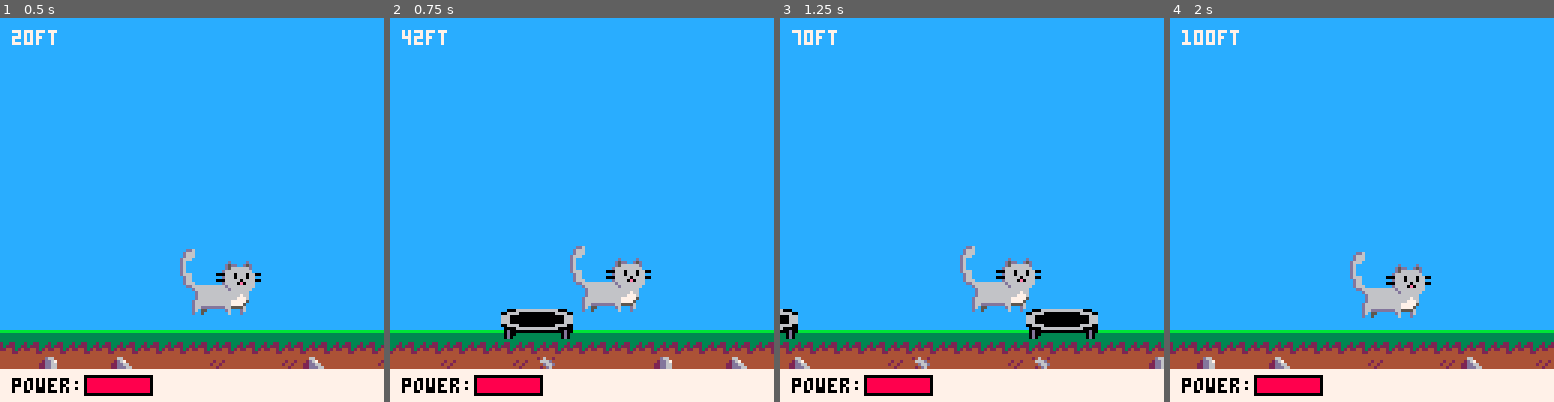
Above: before the commit, frames 1-4 (left to right).
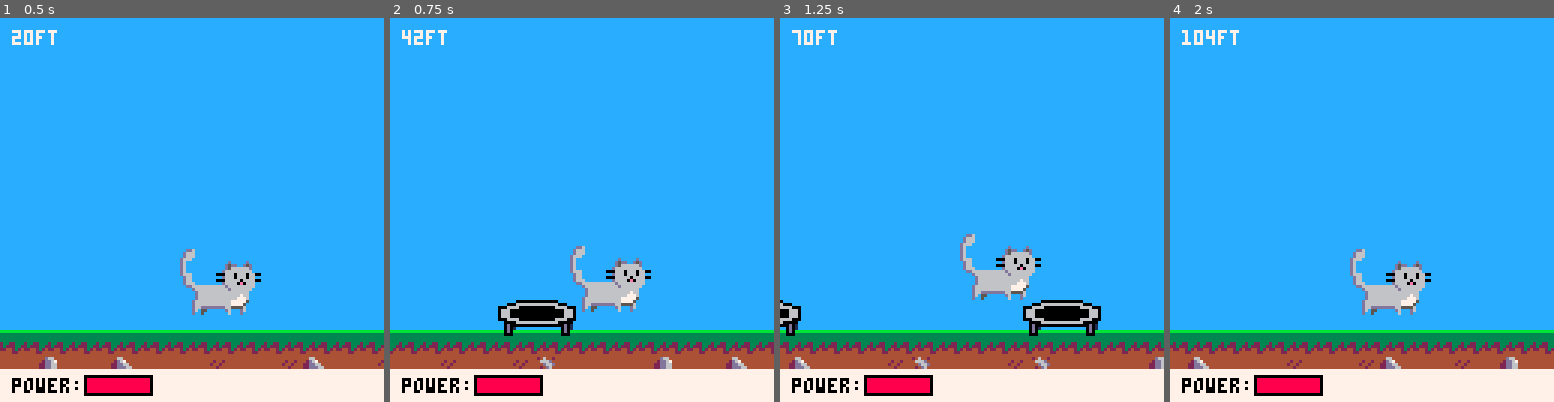
Above: after the commit, the same moments.

Repository: andrewedstrom/kitten-cannon-pico-8
Game: PICO-8 cartridge kitten-cannon.p8
Two runs of this game, one before a commit and one after it. Both use one fixed random seed, a clock stepped at 60 frames per second and the inputs below.
Inputs:
- Up to frame 1 (0.5 s): tap X (X key) at 0.33 s
- Up to frame 2 (0.75 s): tap O (Z key) at 0.7 s
- Up to frame 3 (1.25 s): tap X (X key) at 1.07 s
- Up to frame 4 (2 s): tap O (Z key) at 1.7 s; tap X (X key) at 1.85 s

Frame 1 is identical in both runs. In frame 2, 1.1% of the frame differs, in the area x 28-49%, y 73-84%; in frame 3, 3.3%, in the area x 0-84%, y 56-84%; in frame 4, 3.3%.

Commit message:
draw improved trampoline good

Diff:
--- a/kitten-cannon.p8
+++ b/kitten-cannon.p8
@@ -141,8 +142,8 @@
 00000000ffffdff5ffffffff6fffdffffffff06660000000000000000006660ccccccccccccccccccccb3ccccccccccccccccccccccccccccccccccccccccccc
 00000000fffffffffffffffffffffffffffff00066660000000000006666000ccccccccccccccccccccbcccccccccccccccccccccccccccccccccccccccccccc
 00000000ffdd6ffffffffffffffffffffffffcc00006666666666666600000cccccccccccccccccccccbcccccccccccccccccccccccccccccccccccccccccccc
-00000000fd666ffffffffffffffffffffffcccc0d000000000000000000d00cccccccccc4444444444444444cccccccccccccccccccccccccccccccccccccccc
-00000000fd666ffffffffffffffffffffffcccc0d00ccccccccccccccc0d0ccccccccccc4466444444d66444cccccccccccccccccccccccccccccccccccccccc
+00000000fd666ffffffffffffffffffffffcccc0d000000000000000000d01cccccccccc4444444444444444cccccccccccccccccccccccccccccccccccccccc
+00000000fd666ffffffffffffffffffffffcccc0d01ccccccccccccccc0d01cccccccccc4466444444d66444cccccccccccccccccccccccccccccccccccccccc
 00000000d666fffffffffffffffffffffffcccc0d0cccccccccccccccc0d0ccccccccccc42d6744442dd6744cccccccccccccccccccccccccccccccccccccccc
 00000000d6ffffffffffffffdfffffdffffcccc000cccccccccccccccc000ccccccccccc22dd664422dd6644cccccccccccccccccccccccccccccccccccccccc
 00000000d6fffffffffffffd5ddffd5dfffccccccccccccccccccccccccccccccccccccc22ddd66422dd6644cccccccccccccccccccccccccccccccccccccccc
--- a/obstacles.lua
+++ b/obstacles.lua
@@ -4,16 +4,17 @@
 function make_trampoline(x)
     return {
         x = x,
-        y = ground_y - 7,
+        y = ground_y - 9,
         w = 18,
         h = 6,
-        sh = 10,
+        sh = 12,
+        sw = 26,
         bounce_multiplier = 1.25,
         boost_multiplier = 1,
         draw = function(self)
             palt(0, false)
             palt(12, true)
-            sspr(38, 17, self.w + 6, self.sh, self.x - 3, self.y)
+            sspr(37, 16, self.sw, self.sh, self.x - 4, self.y-1)
             -- rect(self.x,self.y,self.x+self.w,self.y+self.h,7)
             pal()
         end,
--- a/player.lua
+++ b/player.lua
@@ -49,6 +49,8 @@
                                      hitbox.y + hitbox.h) then
                     self.dy = -abs(self.dy * obstacle.bounce_multiplier)
                     self.dx = self.dx * obstacle.boost_multiplier
+
+                    self.y = min(ground_y - self.h + obstacle.h / 2, self.y)
                 end
             end
         end,
